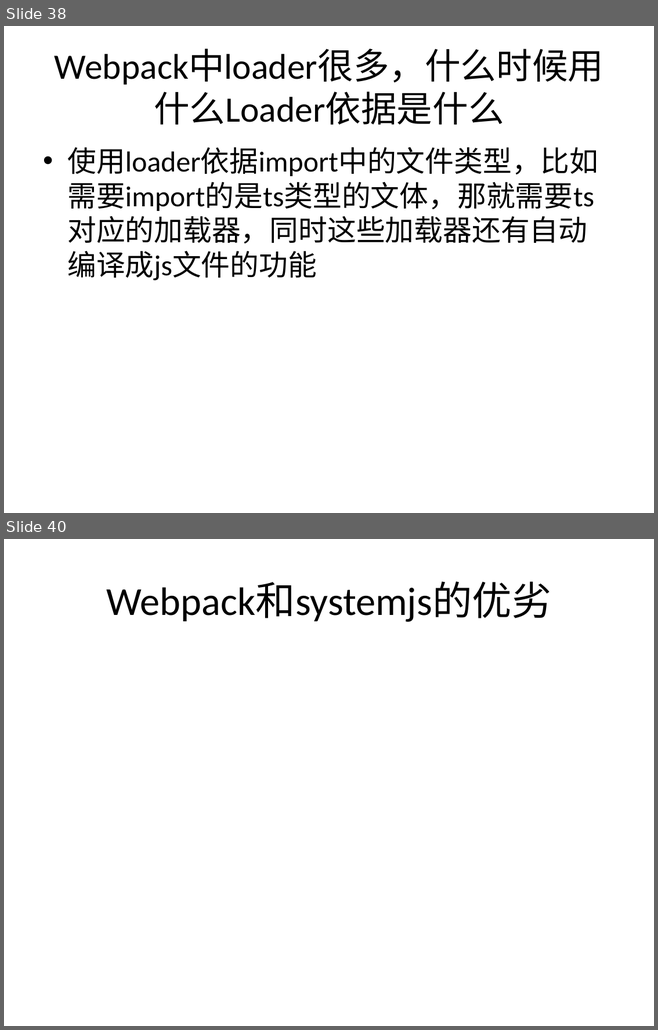
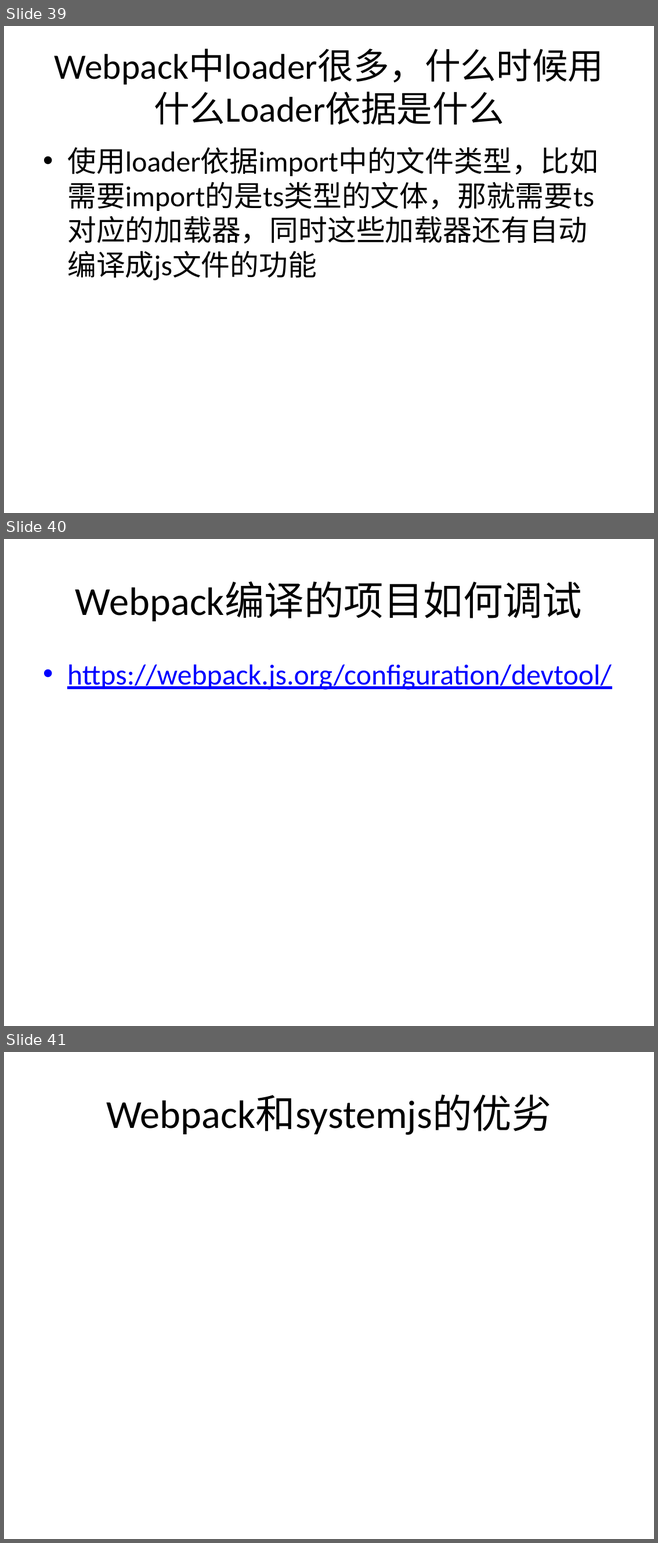
Before and after one commit to jasonLiu001/ng-study-ppt-files, a slide deck: files/Angular2.pptx. Shown one above the other, each under a label of ours: slides 38 and 40 before the commit, slides 39, 40 and 41 after it; the slides between them are not shown. The pictures are 658x1030 and 658x1543 pixels, drawn with LibreOffice and Linux fonts; fonts in the diff are those of the drawing. Boxes give left, top, right and bottom in pixels: in the first picture for what was removed or moved away, otherwise in the second. Text is boxed around its words. In the diff, an @@ line names an element or a change of style, - is before the commit and + after.

```diff
--- a/files/Angular2.pptx
+++ b/files/Angular2.pptx
@@ slide 40 added at bbox=[4, 539, 654, 1026], background #FFFFFF @@
@@ title added at bbox=[75, 582, 582, 621], 44 pt, text #000000 @@
+Webpack编译的项目如何调试
@@ text added at bbox=[67, 664, 611, 690], 32 pt, text #0000FF, underline @@
+• https://webpack.js.org/configuration/devtool/
@@ what was slide 38 is now slide 39 @@
@@ what was slide 40 is now slide 41 @@
```
Also in this commit, not shown: 2 slides changed, 2 other slides added, 1 slide removed.
